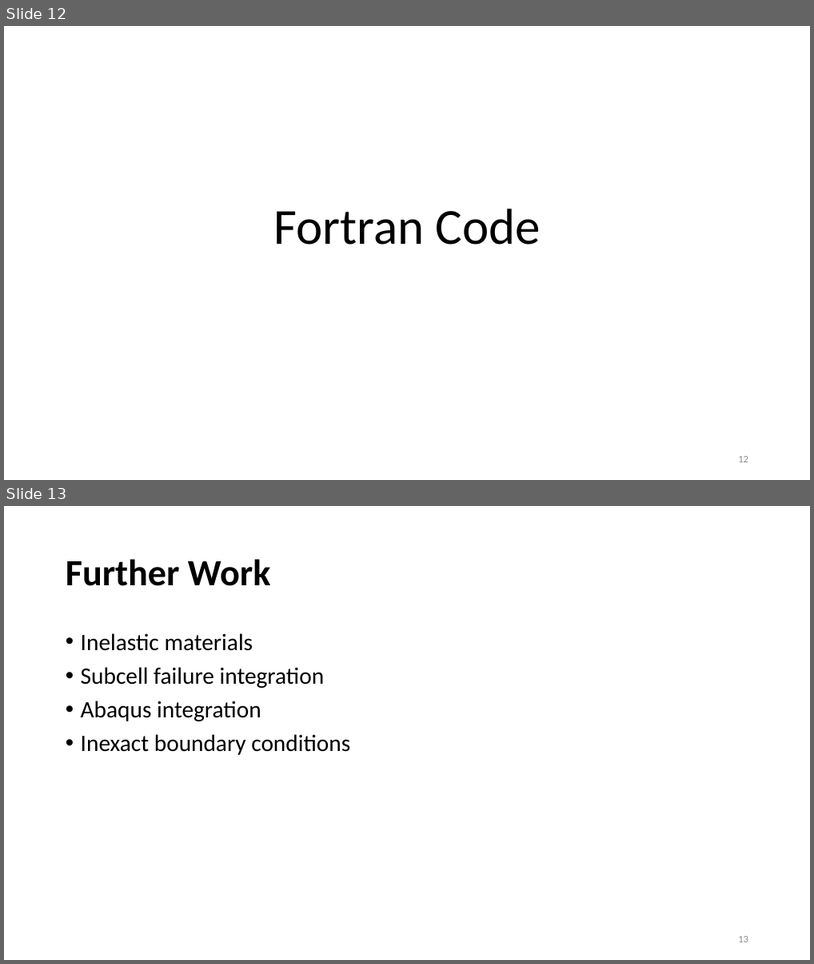
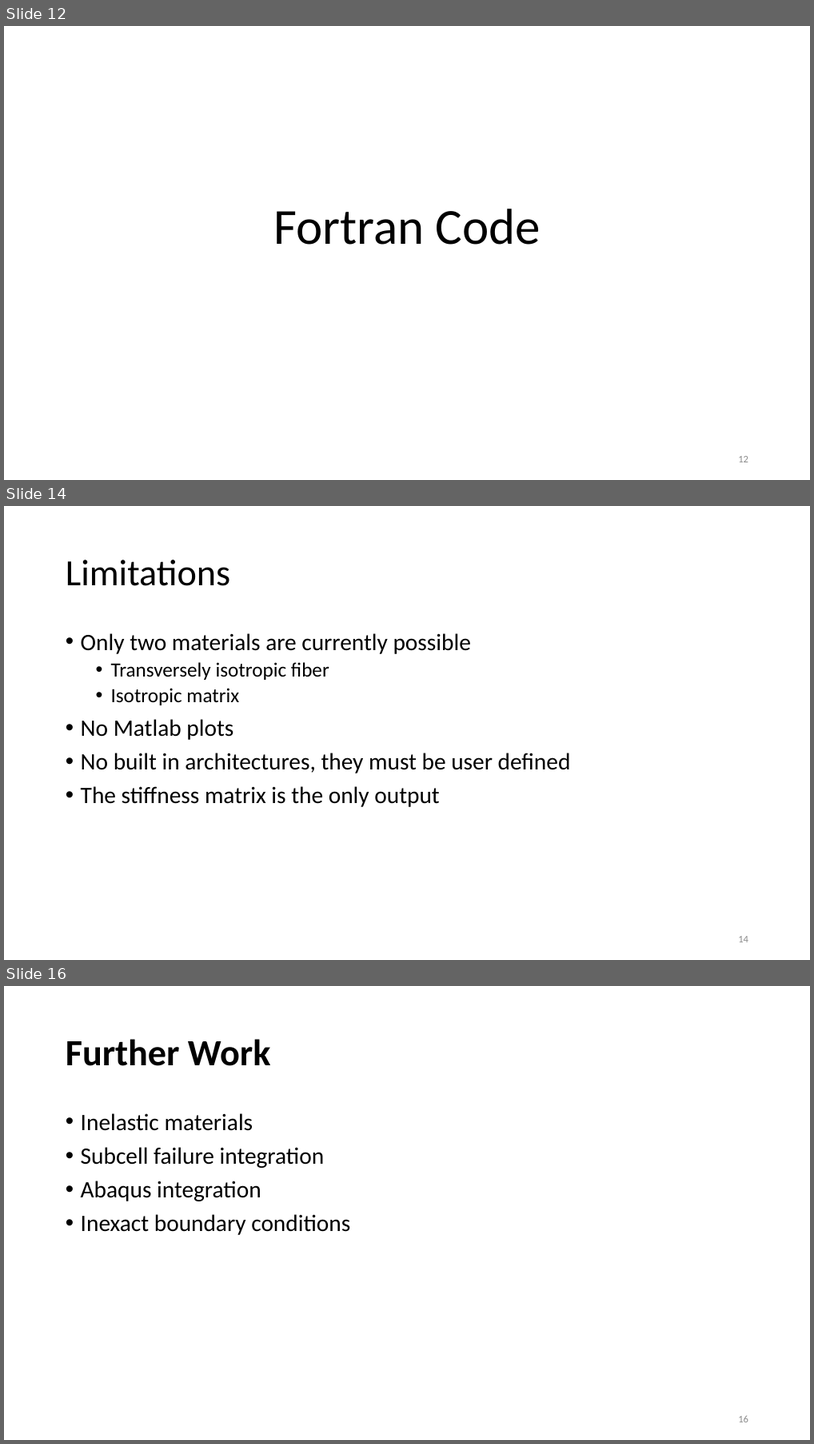
Before and after one commit to nahernz/Method_of_Cells, a slide deck: Generalized Method of Cells (08-01-2014).pptx. Shown one above the other, each under a label of ours: slides 12 and 13 before the commit, slides 12, 14 and 16 after it; the slides between them are not shown. The pictures are 814x964 and 814x1444 pixels, drawn with LibreOffice and Linux fonts; fonts in the diff are those of the drawing. Boxes give left, top, right and bottom in pixels: in the first picture for what was removed or moved away, otherwise in the second. Text is boxed around its words. In the diff, an @@ line names an element or a change of style, - is before the commit and + after.

Commit message:
updated powerpoint

```diff
--- a/Generalized Method of Cells (08-01-2014).pptx
+++ b/Generalized Method of Cells (08-01-2014).pptx
@@ slide 14 added at box(4, 506, 810, 960), background #FFFFFF @@
@@ title added at box(66, 560, 230, 586), 44 pt, text #000000 @@
+Limitations
@@ text added at box(81, 633, 571, 807), 28 pt, text #000000 @@
+• Only two materials are currently possible
+  • Transversely isotropic fiber
+  • Isotropic matrix
+• No Matlab plots
+• No built in architectures, they must be user defined
+• The stiffness matrix is the only output
@@ page number added at box(738, 936, 749, 942), 12 pt, text #8C8C8C @@
+14
@@ what was slide 13 is now slide 16 @@
@@ page number at box(738, 1415, 749, 1422): text changed @@
-13
+16
```
Also in this commit, not shown: 2 other slides added.
